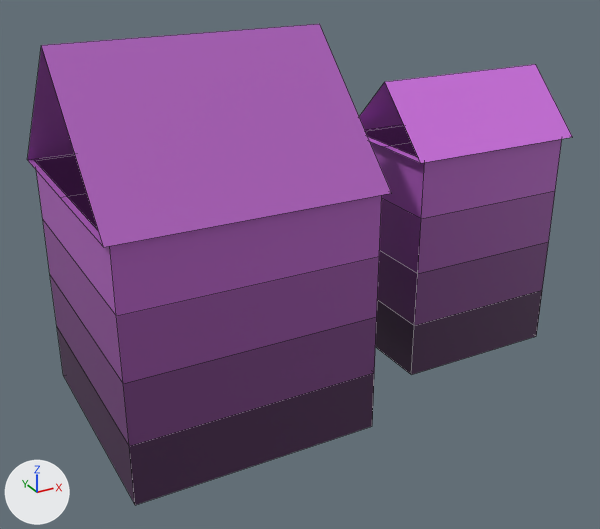
A saved change to the FBX model models/small_house_003.fbx.
Both versions are drawn from a 50 mm camera at (-29.0, -22.8, 16.2) aimed at (-16.6, -0.2, 4.9). The lights are fixed; the arrows at lower left show +X, +Y and +Z. The older version comes first. Mesh edges are drawn as thin lines. Where no turn or scale is listed for an object, it has been applied to the vertices.

Names of what the first picture shows: '0_Roof', '0_Roof.001', '1_Top', '1_Top.001', '2_Middle_Top', '2_Middle_Top.001', '3_Middle_Bottom', '3_Middle_Bottom.001', '4_Bottom', '4_Bottom.001'.
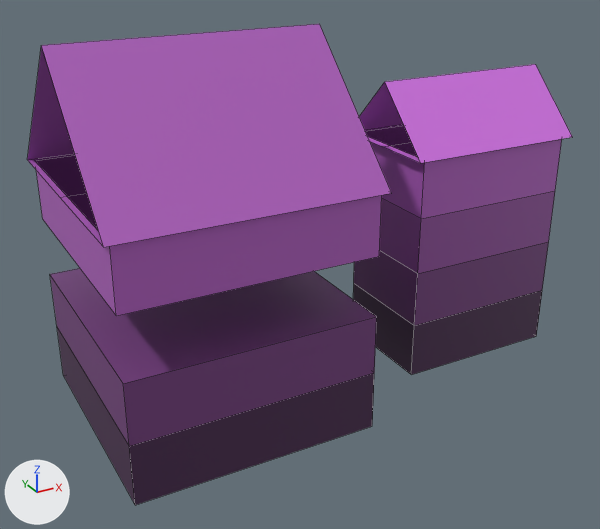
Where the newer file only moved an object's origin or applied its transform, the numbers keep the older frame.

Pixel boxes (x1, y1, x2, y2) of what changed, in the pictures (600 x 529 px):
'2_Middle_Top', deleted (purple): before (43, 220, 379, 384)

The change in detail:
Object '2_Middle_Top' (ob_2_middle_top) is deleted.
